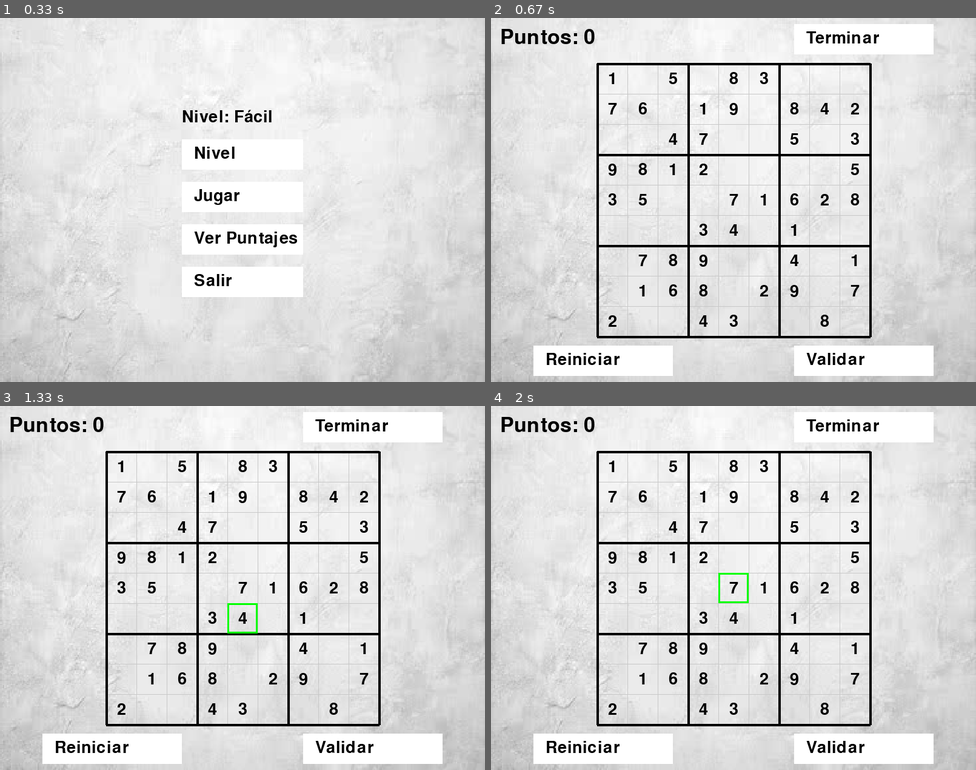
Above: before the commit, frames 1-4 (two rows, left to right).
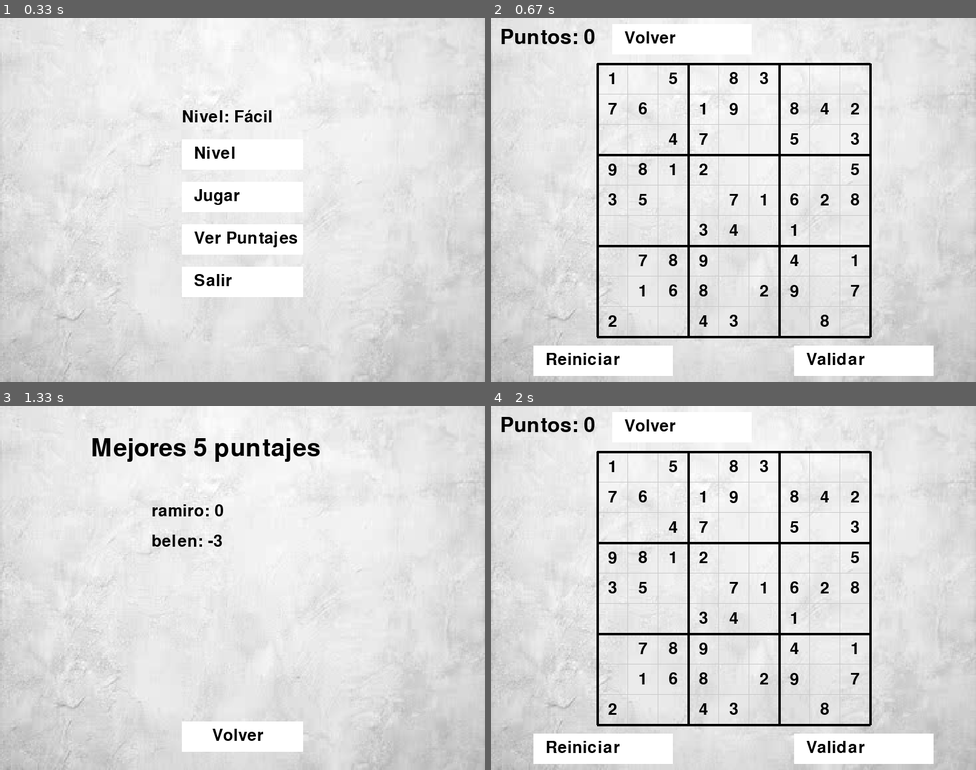
Above: after the commit, the same moments.

Repository: belugomezr/parcial-sudoku
Game: pygame game, started from main.py
The game is run twice, just before and just after one commit, with the same random seed, the same clock (stepped at 60 frames per second) and the same inputs.
Inputs (mouse positions are in pixels of both pictures, inside the frame that each line leads up to):
- Up to frame 1 (0.33 s): no input
- Up to frame 2 (0.67 s): click (733, 200) at 0.38 s
- Up to frame 3 (1.33 s): click (189, 427) at 0.72 s, where only the run after the commit has a clickable "Volver"; click (242, 628) at 1.05 s, where only the run after the commit has a clickable "Ver Puntajes"
- Up to frame 4 (2 s): click (733, 737) at 1.38 s, where only the run after the commit has a clickable "Volver"; click (733, 584) at 1.72 s, where only the run after the commit has a clickable "Jugar"

Frame 1 is identical in both runs. In frame 2, 1.4% of the frame differs, in the area x 27-92%, y 1-10%; in frame 3, 15%, in the area x 2-92%, y 1-99%; in frame 4, 1.5%.

Commit message:
actualizacion
volver en juego y terminar solo al finalizar juego al 100%

Diff:
--- a/main.py
+++ b/main.py
@@ -181,7 +181,7 @@
 
         pygame.draw.rect(pantalla, color, (175 + col*50, 75 + fila*50, 50, 50), 3)
 
-def dibujar_botones(pantalla):
+def dibujar_botones(pantalla, sudoku_listo):
     """
     DESCRIPCION:
         Dibuja los botones que existen en el dict global botones.
@@ -197,6 +197,10 @@
     NEGRO = (0,0,0)
 
     for texto, rect in botones.items():
+
+        if texto == "Terminar" and not sudoku_listo:
+            continue
+
         pygame.draw.rect(pantalla, BLANCO, rect)
         texto_render = fuente.render(texto, True, NEGRO)
         pantalla.blit(texto_render, (rect.x + 20, rect.y + 10))
@@ -258,6 +262,7 @@
     "Validar": pygame.Rect(500, 540, 230, 50),
     "Reiniciar": pygame.Rect(70, 540, 230, 50),
     "Terminar": pygame.Rect(500, 10, 230, 50),
+    "Volver": pygame.Rect(200, 10, 230, 50)
 }
 
 celda_incorrecta = False
@@ -340,6 +345,9 @@
                 matriz = [fila.copy() for fila in tablero_inicial]
                 puntaje = 0
                 celda_seleccionada = None
+            if botones["Volver"].collidepoint(mouseX, mouseY):
+                accion, nivel = mostrar_inicio()
+
 
         elif evento.type == pygame.KEYDOWN and celda_seleccionada:
             fila, col = celda_seleccionada
@@ -366,7 +374,16 @@
     dibujar_tablero(dimension_pantalla)
     dibujar_numeros(dimension_pantalla, matriz)
     dibujar_seleccion(dimension_pantalla, celda_seleccionada)
-    dibujar_botones(dimension_pantalla)
+
+    sudoku_listo = True
+    for fila in range(9):
+        for col in range(9):
+            if matriz[fila][col] == 0:
+                sudoku_listo = False
+            if errores_celdas[fila][col]:
+                sudoku_listo = False
+
+    dibujar_botones(dimension_pantalla, sudoku_listo)
     dibujar_puntaje(dimension_pantalla, puntaje)
 
     pygame.display.update()
--- a/matriz.py
+++ b/matriz.py
@@ -344,7 +344,7 @@
             puntaje += 81
     else:
         if not celda_incorrecta:
-            puntaje -= 1
+            pass
     return puntaje
 
 def actualizar_puntaje_regiones(matriz, regiones_completadas, puntaje):
--- a/puntajes.txt
+++ b/puntajes.txt
@@ -10,3 +10,4 @@
 =======
 
 >>>>>>> Stashed changes
+ramiro : 0
